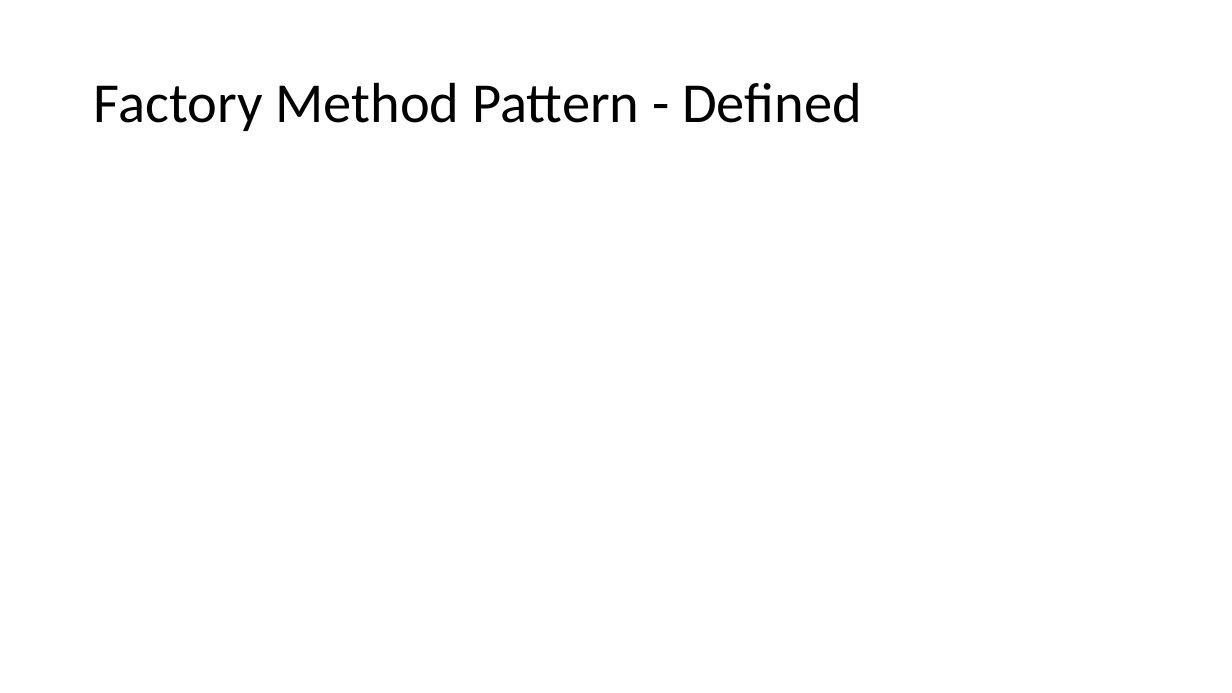
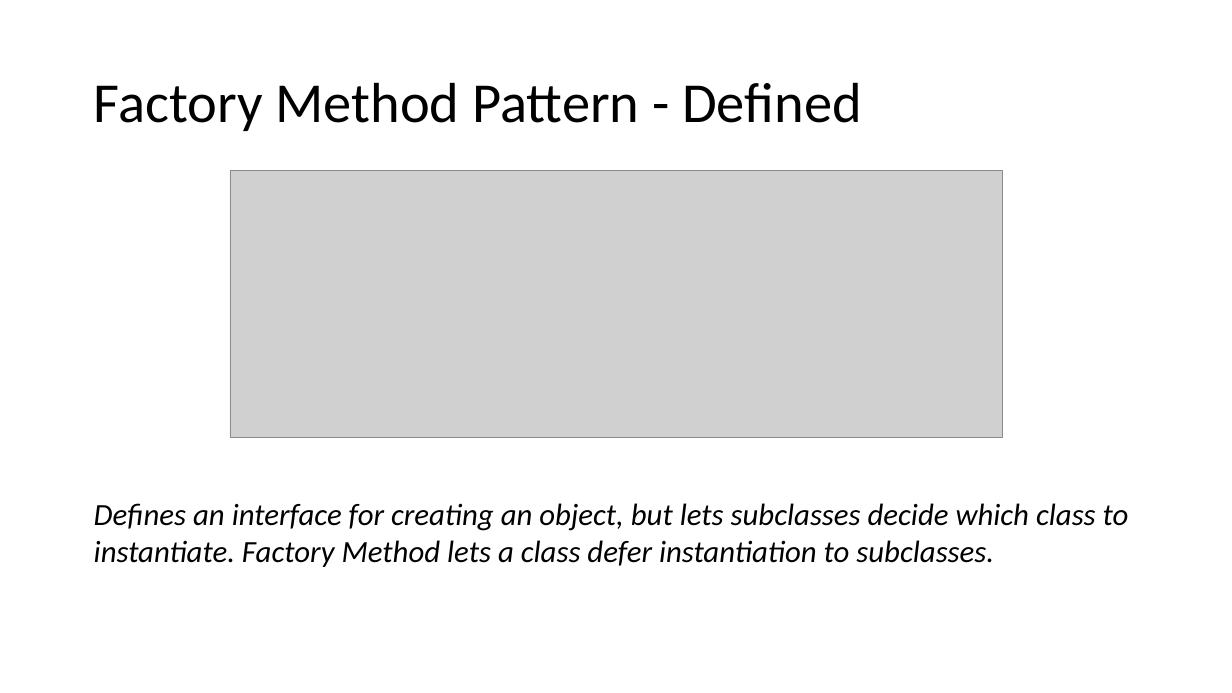
Before and after one commit to crsdrw/patterns, a slide deck: slide 6 of Patterns/docs/Factory Method.pptx. Drawn at 1232x693 pixels with LibreOffice and Linux fonts; fonts in the diff are those of the drawing; grey boxes stand for pictures. Boxes give left, top, right and bottom in pixels: in the first picture for what was removed or moved away, otherwise in the second. Text is boxed around its words. In the diff, an @@ line names an element or a change of style, - is before the commit and + after.

```diff
--- a/Patterns/docs/Factory Method.pptx
+++ b/Patterns/docs/Factory Method.pptx
@@ picture added at [230, 171, 1003, 438] @@
@@ text added at [94, 503, 1129, 567], 24 pt, text #000000, italic @@
+Defines an interface for creating an object, but lets subclasses decide which class to instantiate. Factory Method lets a class defer instantiation to subclasses.
```
Also in this commit, not shown: 5 other slides changed, 4 slides added, 2 slides removed, 4 other files.
